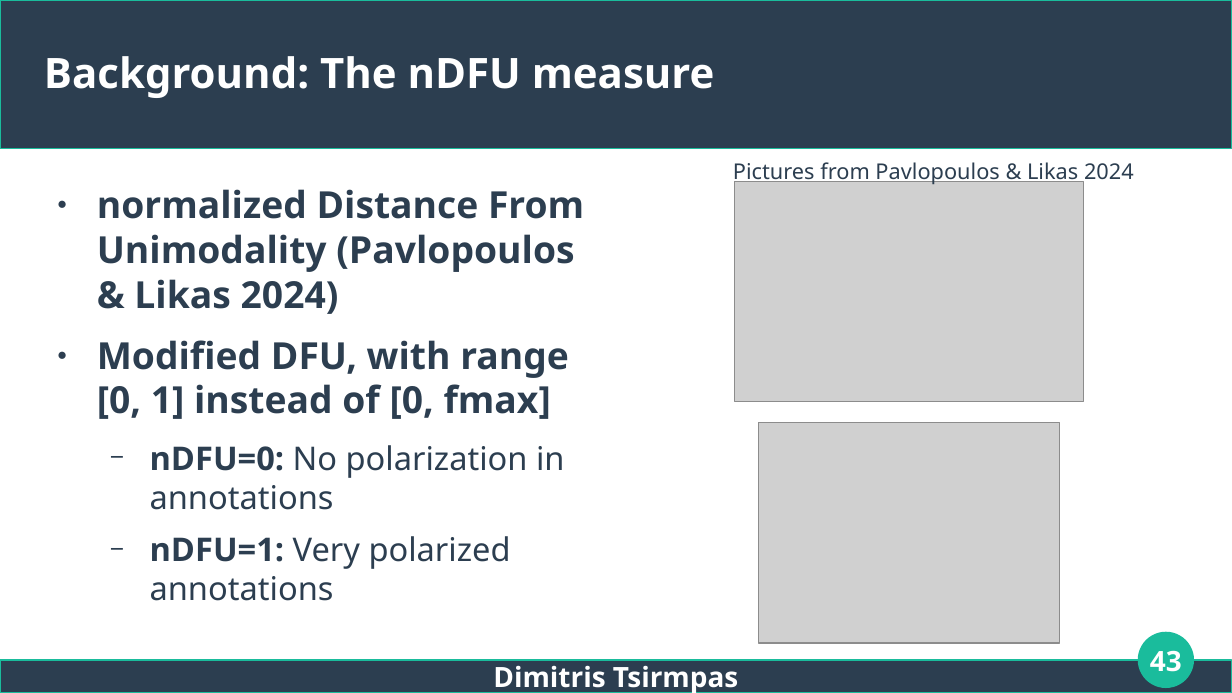
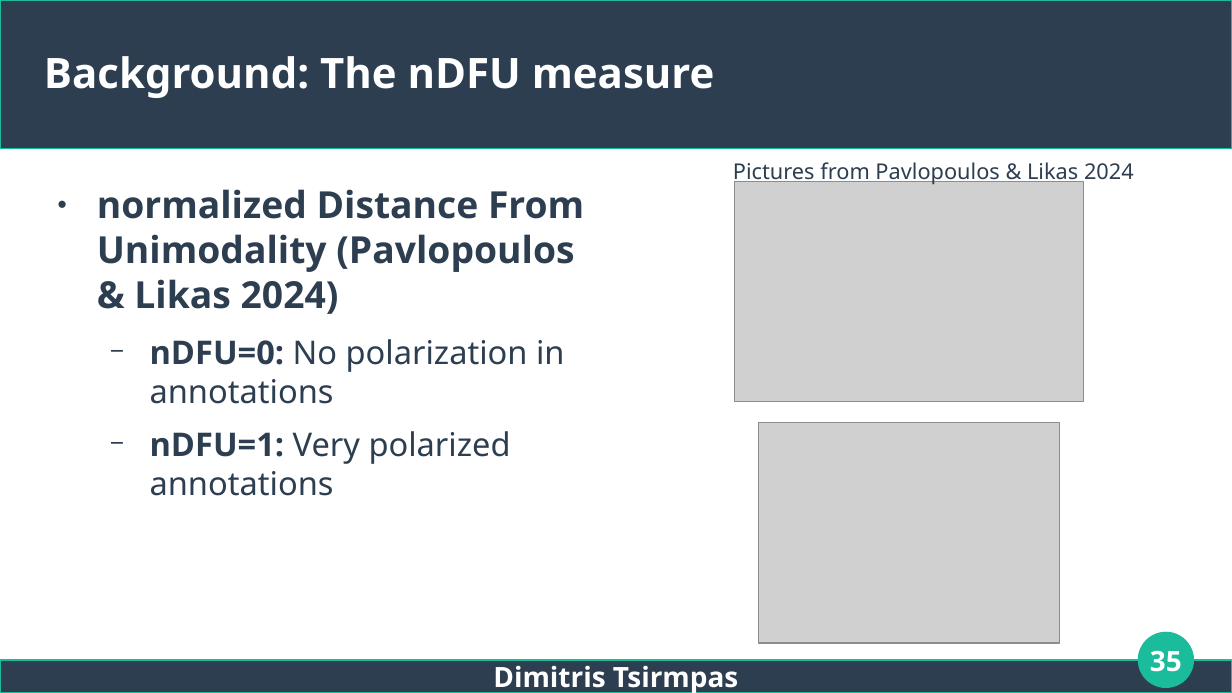
Before and after one commit to dimits-ts/llm_moderation_research, a slide deck: slide 35 of presentations/thesis.odp (slide 43 before the commit). Drawn at 1232x693 pixels with LibreOffice and Linux fonts; fonts in the diff are those of the drawing; grey boxes stand for pictures. Boxes give left, top, right and bottom in pixels: in the first picture for what was removed or moved away, otherwise in the second. Text is boxed around its words. In the diff, an @@ line names an element or a change of style, - is before the commit and + after.

```diff
--- a/presentations/thesis.odp
+++ b/presentations/thesis.odp
@@ text at (x1=97, y1=340, x2=569, y2=419): paragraph removed @@
-● Modified DFU, with range [0, 1] instead of [0, fmax]
@@ page number at (x1=1150, y1=650, x2=1182, y2=672): text changed @@
-43
+35
```
Also in this commit, not shown: 15 other slides changed, 4 slides added, 1 slide removed.
